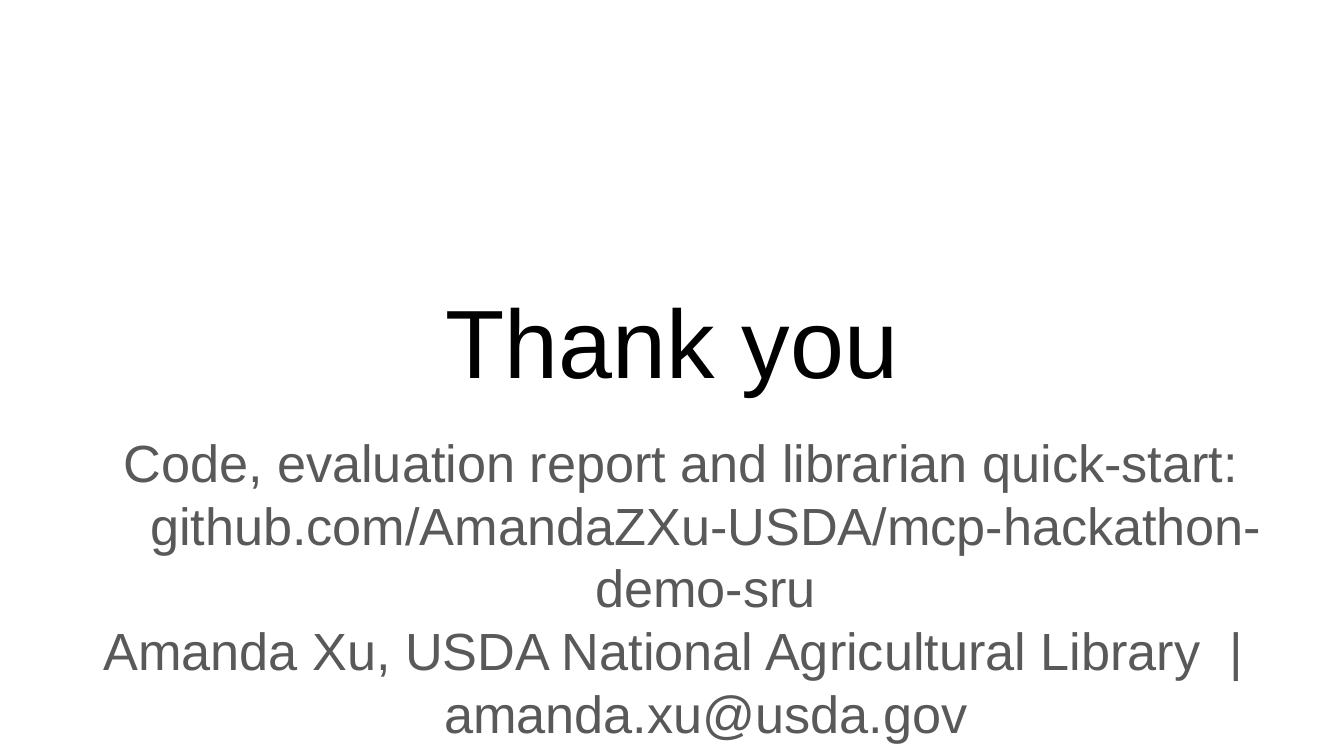
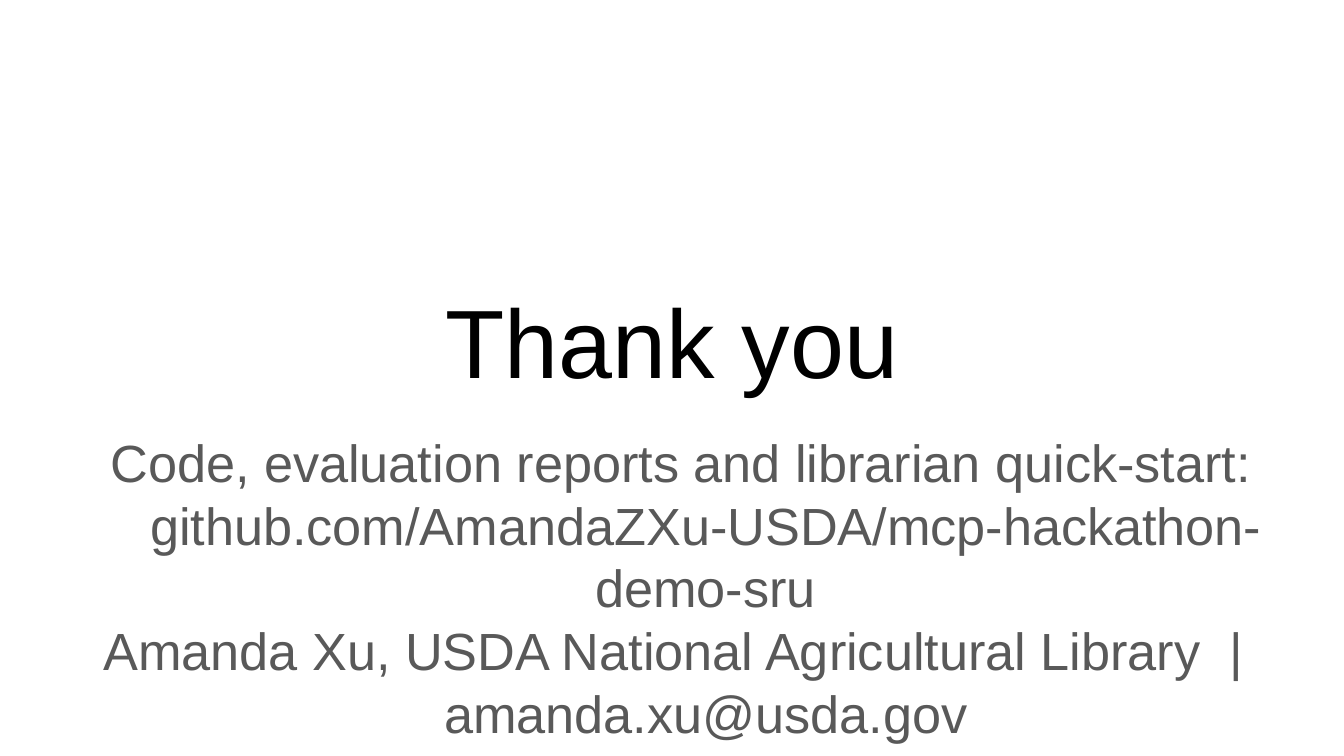
Before and after one commit to AmandaZXu-USDA/mcp-hackathon-demo-sru, a slide deck: slide 16 of submission/GSA-MCP-Hackathon-mcp-sru-syntax.pptx (slide 14 before the commit). Drawn at 1344x756 pixels with LibreOffice and Linux fonts; fonts in the diff are those of the drawing. Boxes give left, top, right and bottom in pixels: in the first picture for what was removed or moved away, otherwise in the second. Text is boxed around its words. In the diff, an @@ line names an element or a change of style, - is before the commit and + after.

```diff
--- a/submission/GSA-MCP-Hackathon-mcp-sru-syntax.pptx
+++ b/submission/GSA-MCP-Hackathon-mcp-sru-syntax.pptx
@@ subtitle at [110, 444, 1261, 608]: text changed @@
-Code, evaluation report and librarian quick-start: github.com/AmandaZXu-USDA/mcp-hackathon-demo-sru
+Code, evaluation reports and librarian quick-start: github.com/AmandaZXu-USDA/mcp-hackathon-demo-sru
```
Also in this commit, not shown: 2 other slides changed, 2 slides added, 18 other files.
